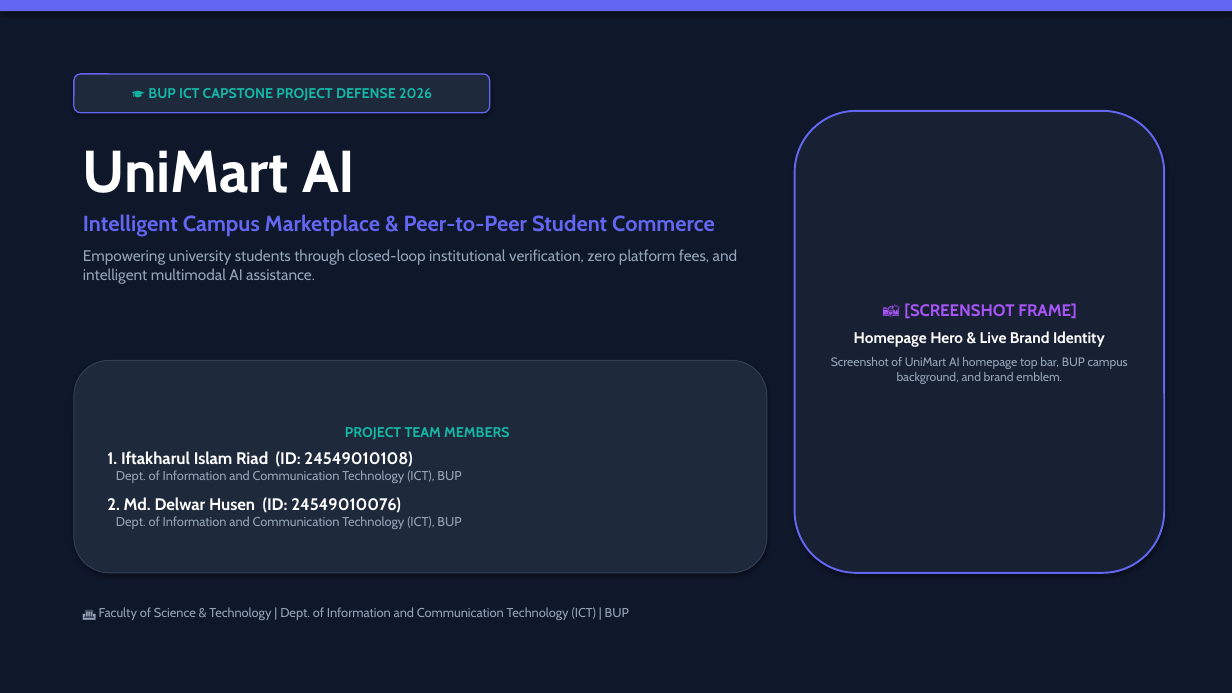
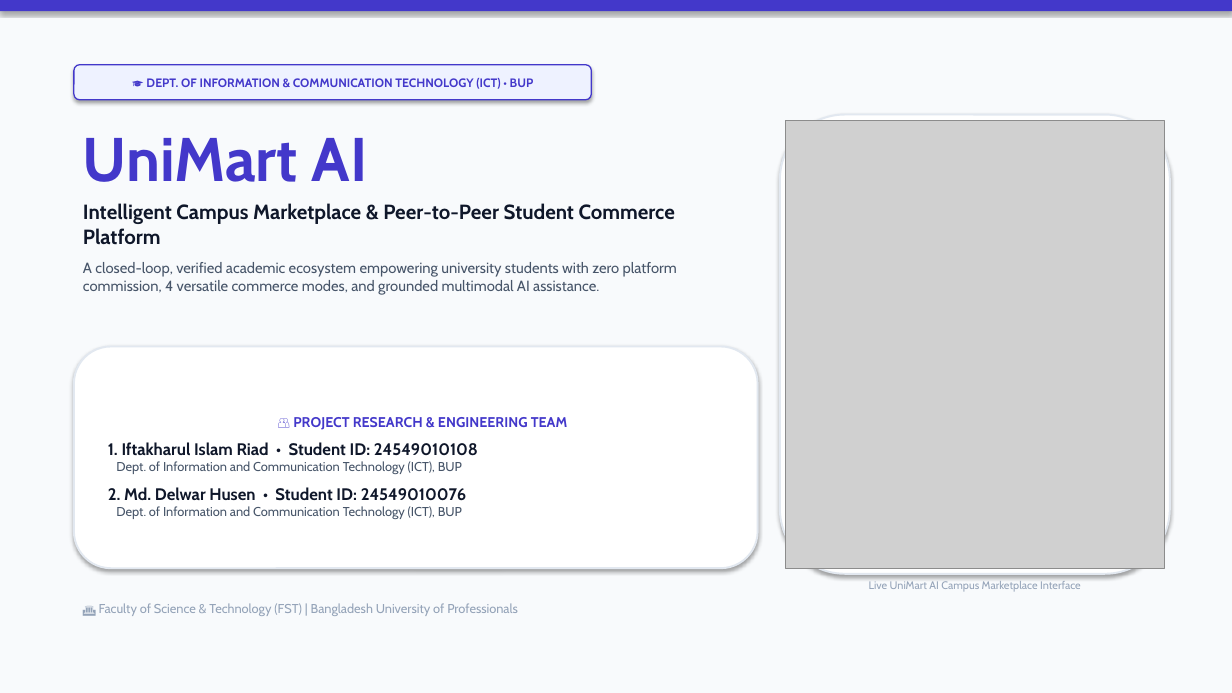
Before and after one commit to Delwar2004/unimart-ai, a slide deck: slide 1 of UniMart_AI_Defense_Presentation.pptx. Drawn at 1232x693 pixels with LibreOffice and Linux fonts; fonts in the diff are those of the drawing; grey boxes stand for pictures. Boxes give left, top, right and bottom in pixels: in the first picture for what was removed or moved away, otherwise in the second. Text is boxed around its words. In the diff, an @@ line names an element or a change of style, - is before the commit and + after.

Commit message:
Create MIT-grade professional white presentation with embedded real screenshots and ICT dept branding

```diff
--- a/UniMart_AI_Defense_Presentation.pptx
+++ b/UniMart_AI_Defense_Presentation.pptx
@@ rectangle at box(0, 0, 1232, 693): fill #0F172A to #F8FAFC @@
@@ rectangle at box(0, 0, 1232, 11): fill #6366F1 to #4338CA @@
@@ rounded rectangle "🎓 DEPT. OF INFORMATION & ...": place and size @@
-rounded rectangle "🎓 DEPT. OF INFORMATION & ..." at box(74, 74, 490, 113)
+rounded rectangle "🎓 DEPT. OF INFORMATION & ..." at box(74, 65, 592, 100)
@@ rounded rectangle "🎓 DEPT. OF INFORMATION & ..." at box(74, 65, 592, 100): fill #1E293B to #EEF2FF; outline #6366F1 1 pt to #4338CA 1 pt @@
@@ text in rounded rectangle at box(146, 78, 534, 89): text changed; size 11 to 9.5 pt; text colour #14B8A6 to #4338CA @@
-🎓 BUP ICT CAPSTONE PROJECT DEFENSE 2026
+🎓 DEPT. OF INFORMATION & COMMUNICATION TECHNOLOGY (ICT) • BUP
@@ text "UniMart AI": place and size @@
-text "UniMart AI" at box(83, 150, 738, 284)
+text "UniMart AI" at box(83, 138, 677, 295)
@@ rounded rectangle: place and size @@
-rounded rectangle at box(795, 111, 1165, 573)
+rounded rectangle at box(780, 115, 1170, 574)
@@ rounded rectangle at box(780, 115, 1170, 574): fill #182134 to #FFFFFF; outline #6366F1 1.5 pt to #E2E8F0 1.5 pt @@
@@ text at box(83, 138, 368, 182): size 46 to 48 pt, text colour #FFFFFF to #4338CA in "UniMart AI" @@
@@ picture added at box(786, 120, 1165, 568) @@
@@ text at box(83, 203, 677, 295): text changed; size 12 to 11.5 pt; text colour #94A3B8 to #475569 @@
-Intelligent Campus Marketplace & Peer-to-Peer Student Commerce
-Empowering university students through closed-loop institutional verification, zero platform fees, and intelligent multimodal AI assistance.
+Intelligent Campus Marketplace & Peer-to-Peer Student Commerce Platform
+A closed-loop, verified academic ecosystem empowering university students with zero platform commission, 4 versatile commerce modes, and grounded multimodal AI assistance.
@@ text removed at box(831, 303, 1128, 384) @@
-📸 [SCREENSHOT FRAME]
-Homepage Hero & Live Brand Identity
-Screenshot of UniMart AI homepage top bar, BUP campus background, and brand emblem.
@@ rounded rectangle "👥 PROJECT RESEARCH & ENGINEERING ...": place and size @@
-rounded rectangle "👥 PROJECT RESEARCH & ENGINEERING ..." at box(74, 360, 767, 573)
+rounded rectangle "👥 PROJECT RESEARCH & ENGINEERING ..." at box(74, 347, 758, 568)
@@ rounded rectangle "👥 PROJECT RESEARCH & ENGINEERING ..." at box(74, 347, 758, 568): fill #1E293B to #FFFFFF; outline #334155 0.75 pt to #E2E8F0 1.5 pt @@
@@ text in rounded rectangle at box(108, 417, 567, 456): text changed; text colour #FFFFFF to #0F172A @@
-PROJECT TEAM MEMBERS
-1. Iftakharul Islam Riad (ID: 24549010108)
+👥 PROJECT RESEARCH & ENGINEERING TEAM
+1. Iftakharul Islam Riad • Student ID: 24549010108
@@ text in rounded rectangle at box(116, 461, 462, 519): text colour #94A3B8 to #475569 in "Dept. of Information and Communication Technology (ICT), ...", "Dept. of Information and Communication Technology (ICT), ..." @@
@@ text in rounded rectangle at box(108, 487, 466, 501): text changed; text colour #FFFFFF to #0F172A @@
-2. Md. Delwar Husen (ID: 24549010076)
+2. Md. Delwar Husen • Student ID: 24549010076
@@ text added at box(869, 581, 1081, 591), 8.5 pt, text #94A3B8 @@
+Live UniMart AI Campus Marketplace Interface
@@ text at box(99, 603, 518, 616): text changed @@
-🏛️ Faculty of Science & Technology | Dept. of Information and Communication Technology (ICT) | BUP
+🏛️ Faculty of Science & Technology (FST) | Bangladesh University of Professionals
```
Also in this commit, not shown: 9 other slides changed, 11 other files.
